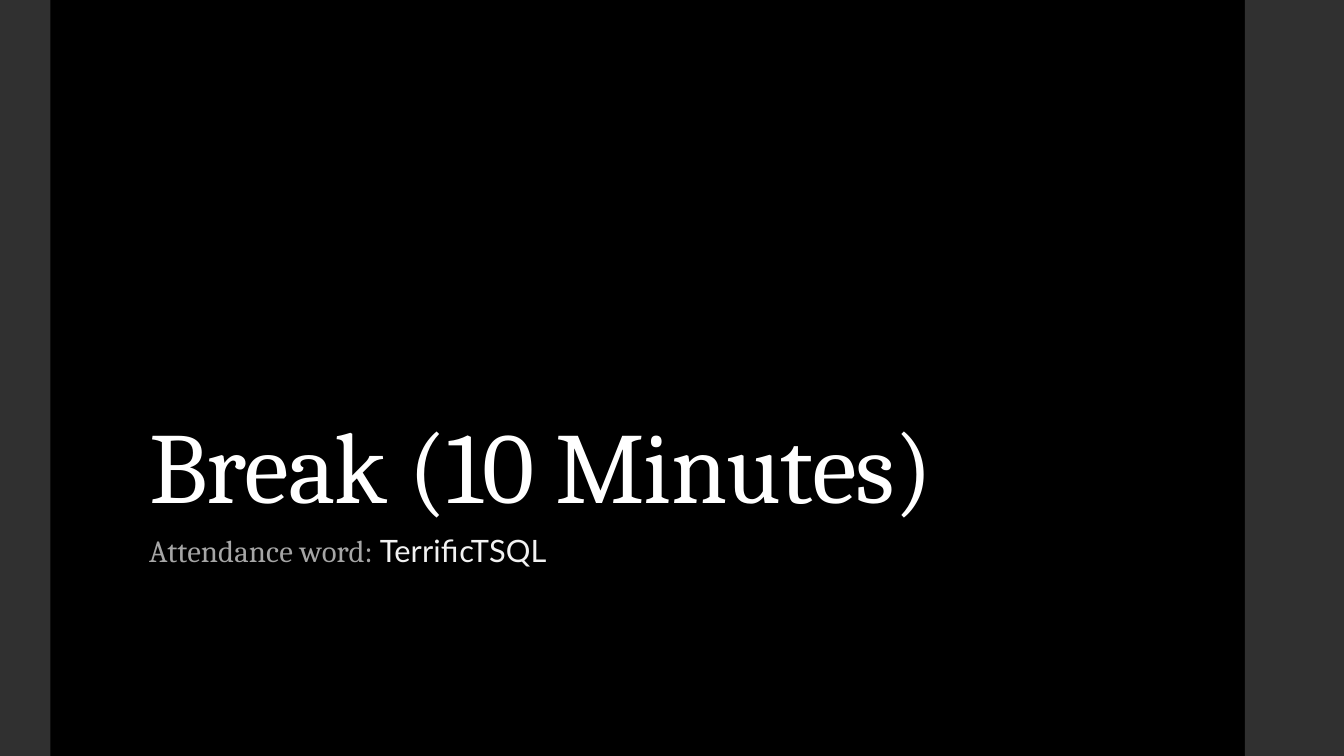
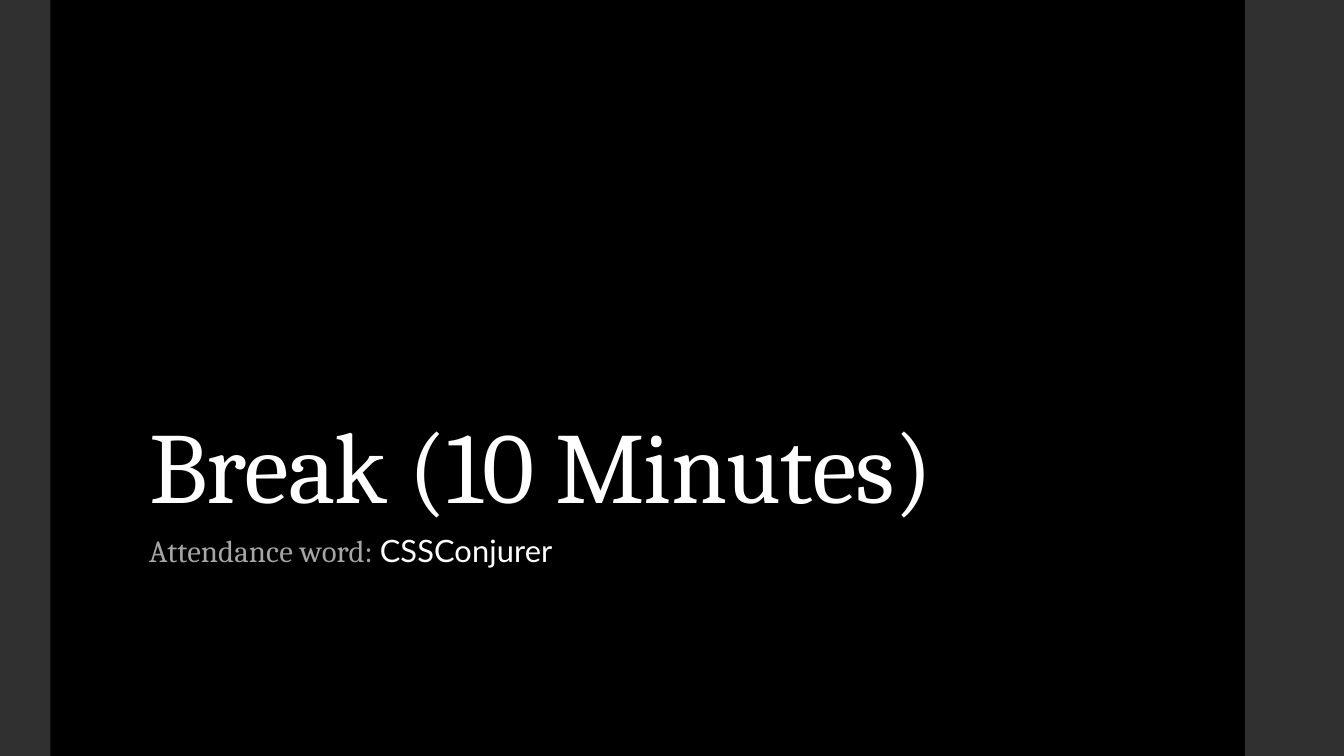
Before and after one commit to LaunchCoderGirlSTL/Data-Science-Assignments, a slide deck: slide 6 of course_material/week_12/week_12_presentation.pptx. Drawn at 1344x756 pixels with LibreOffice and Linux fonts; fonts in the diff are those of the drawing. Boxes give left, top, right and bottom in pixels: in the first picture for what was removed or moved away, otherwise in the second. Text is boxed around its words. In the diff, an @@ line names an element or a change of style, - is before the commit and + after.

```diff
--- a/course_material/week_12/week_12_presentation.pptx
+++ b/course_material/week_12/week_12_presentation.pptx
@@ subtitle at [149, 539, 553, 568]: text changed @@
-Attendance word: TerrificTSQL
+Attendance word: CSSConjurer
```
Also in this commit, not shown: 2 other slides changed, 1 other file.
